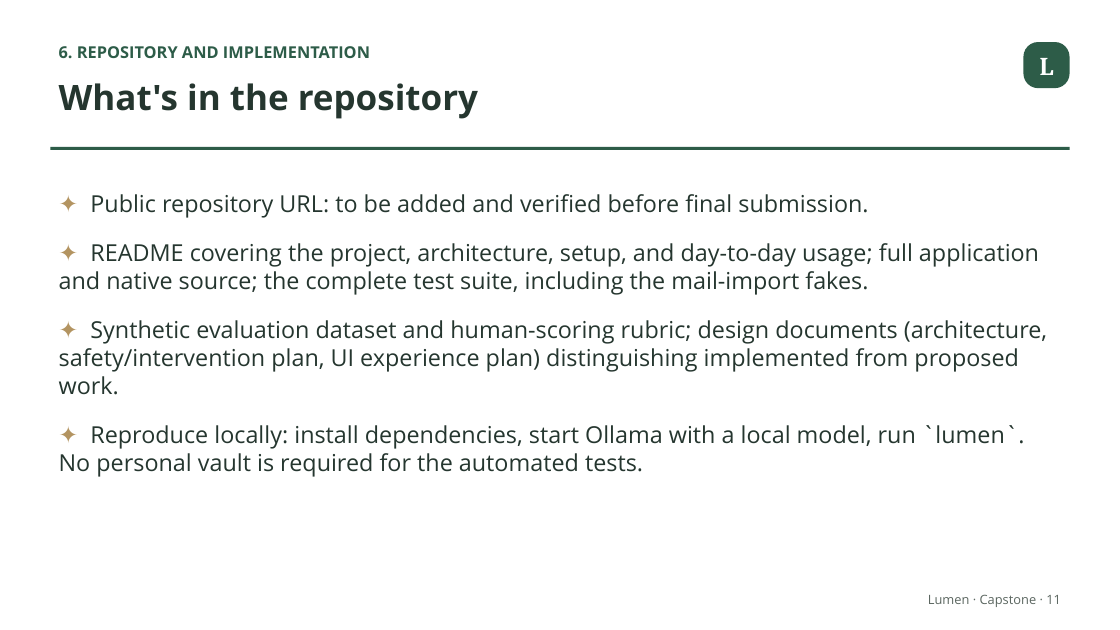
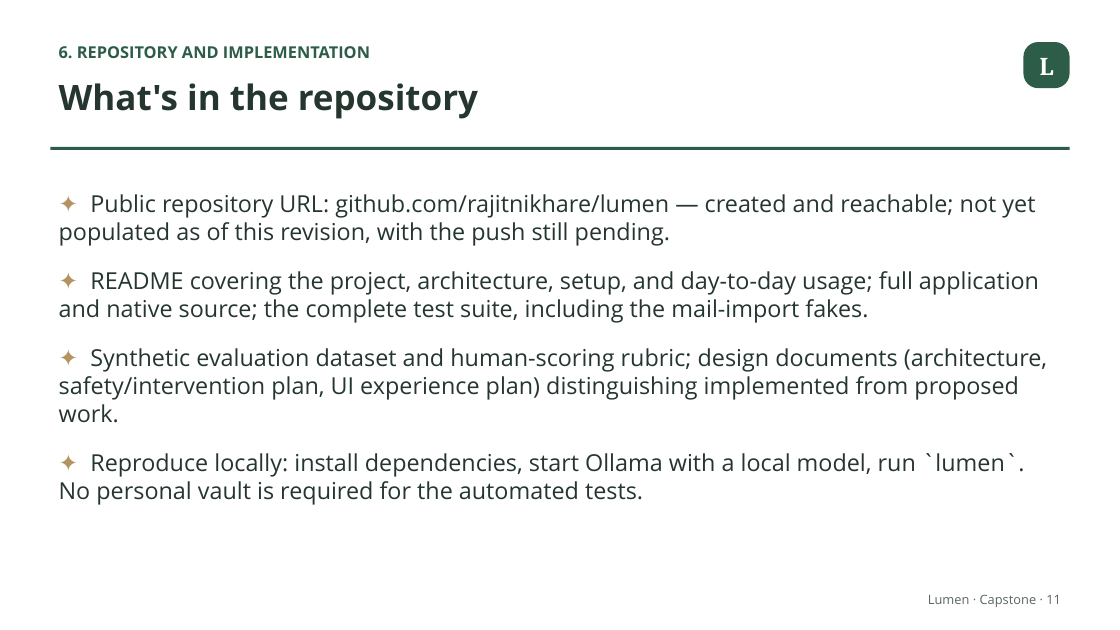
Before and after one commit to rajitnikhare/lumen, a slide deck: slide 11 of docs/lumen-capstone-presentation.pptx. Drawn at 1120x630 pixels with LibreOffice and Linux fonts; fonts in the diff are those of the drawing. Boxes give left, top, right and bottom in pixels: in the first picture for what was removed or moved away, otherwise in the second. Text is boxed around its words. In the diff, an @@ line names an element or a change of style, - is before the commit and + after.

```diff
--- a/docs/lumen-capstone-presentation.pptx
+++ b/docs/lumen-capstone-presentation.pptx
@@ text at box(59, 194, 1035, 246): text changed @@
-✦ Public repository URL: to be added and verified before final submission.
+✦ Public repository URL: github.com/rajitnikhare/lumen — created and reachable; not yet populated as of this revision, with the push still pending.
```
Also in this commit, not shown: 4 other files.
